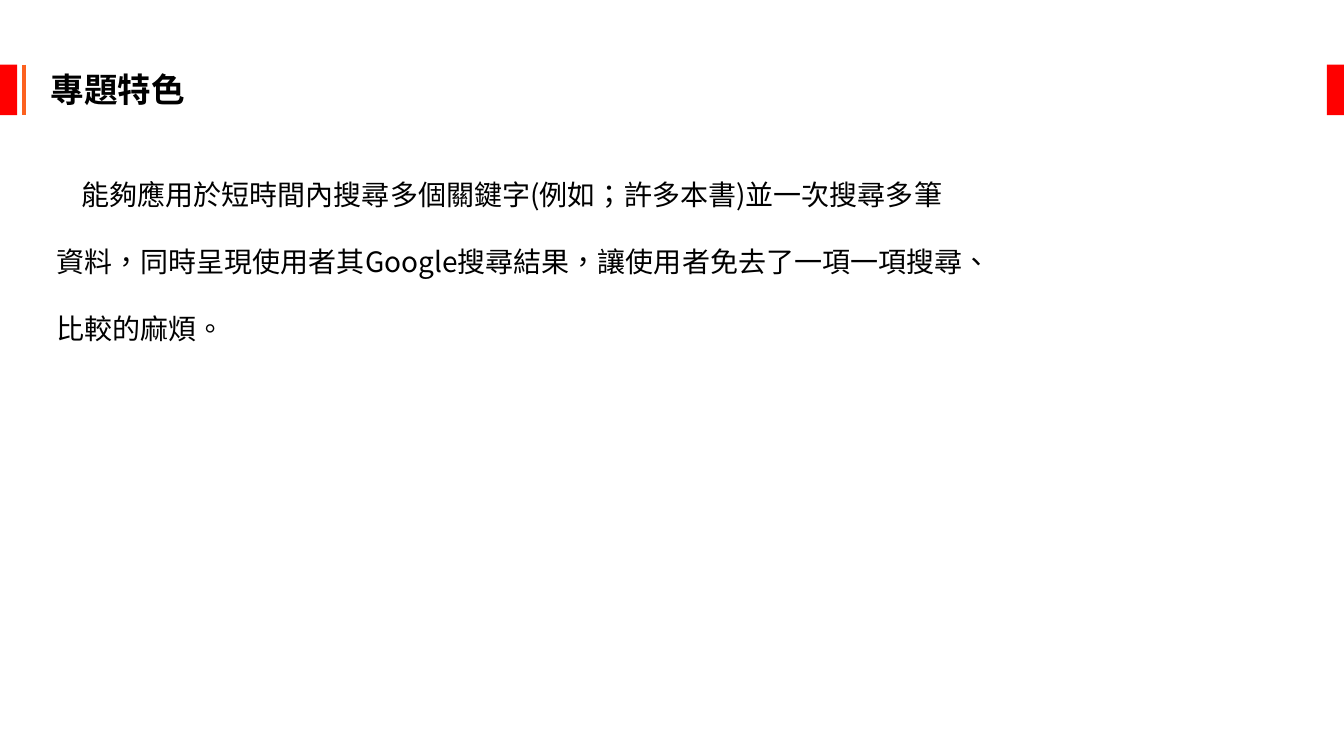
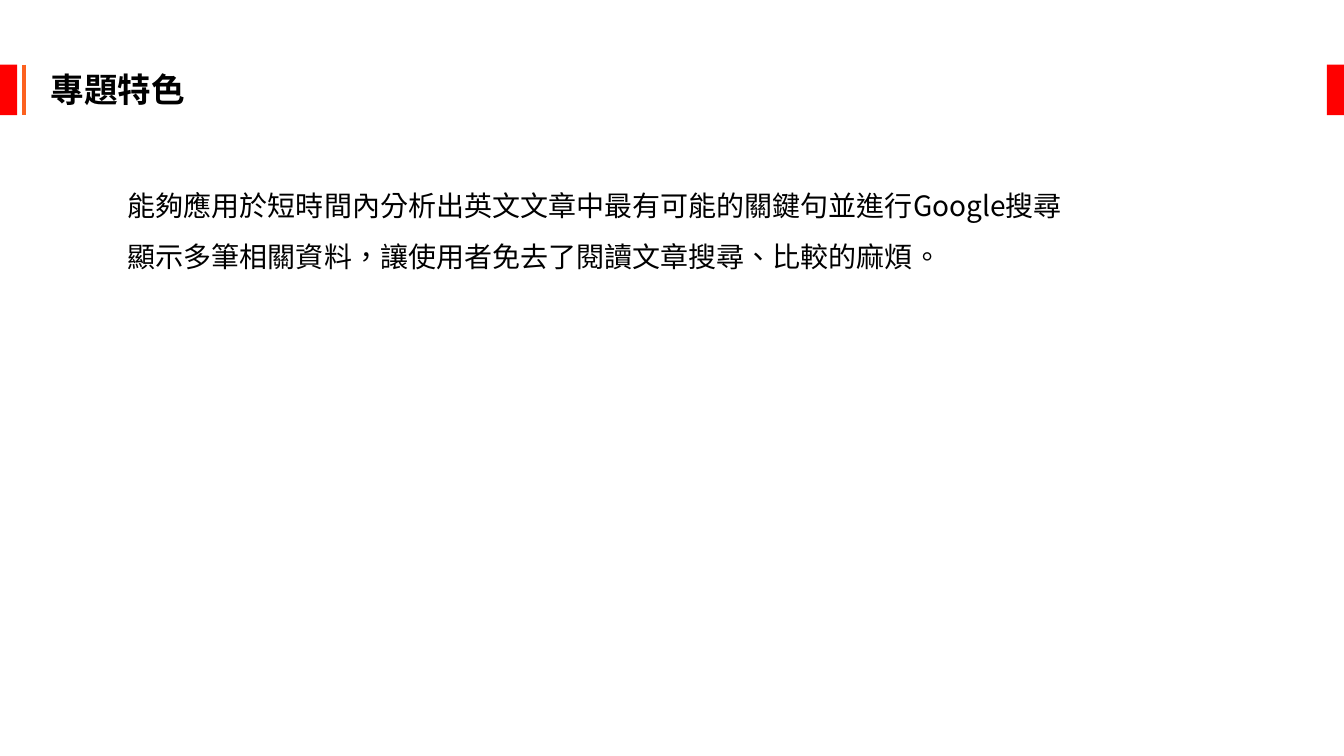
Before and after one commit to jameschun0958/Unix_FianlProject, a slide deck: slide 5 of Unix期末報告.pptx. Drawn at 1344x756 pixels with LibreOffice and Linux fonts; fonts in the diff are those of the drawing. Boxes give left, top, right and bottom in pixels: in the first picture for what was removed or moved away, otherwise in the second. Text is boxed around its words. In the diff, an @@ line names an element or a change of style, - is before the commit and + after.

```diff
--- a/Unix期末報告.pptx
+++ b/Unix期末報告.pptx
@@ text at (x1=128, y1=192, x2=1062, y2=270): text changed @@
-能夠應用於短時間內搜尋多個關鍵字(例如；許多本書)並一次搜尋多筆
-資料，同時呈現使用者其Google搜尋結果，讓使用者免去了一項一項搜尋、
-比較的麻煩。
+能夠應用於短時間內分析出英文文章中最有可能的關鍵句並進行Google搜尋顯示多筆相關資料，讓使用者免去了閱讀文章搜尋、比較的麻煩。
```
Also in this commit, not shown: 7 other slides changed.
